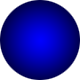
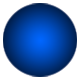
Layered file, before and after one edit (80x80). Changes by layer:
painted on "Layer 1" over [0, 0, 80, 80]
